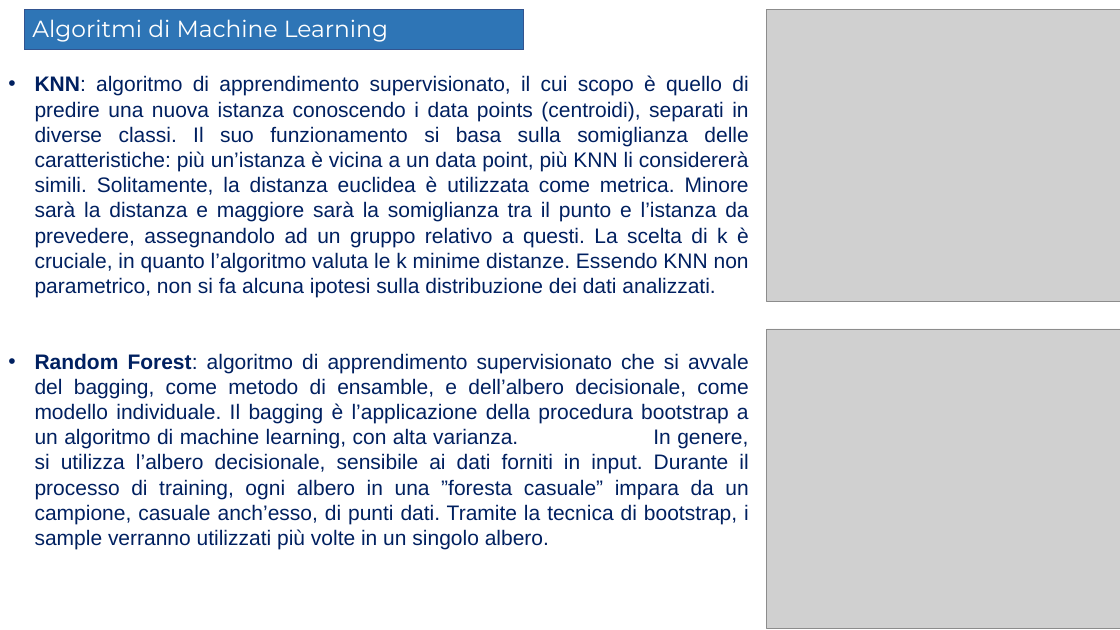
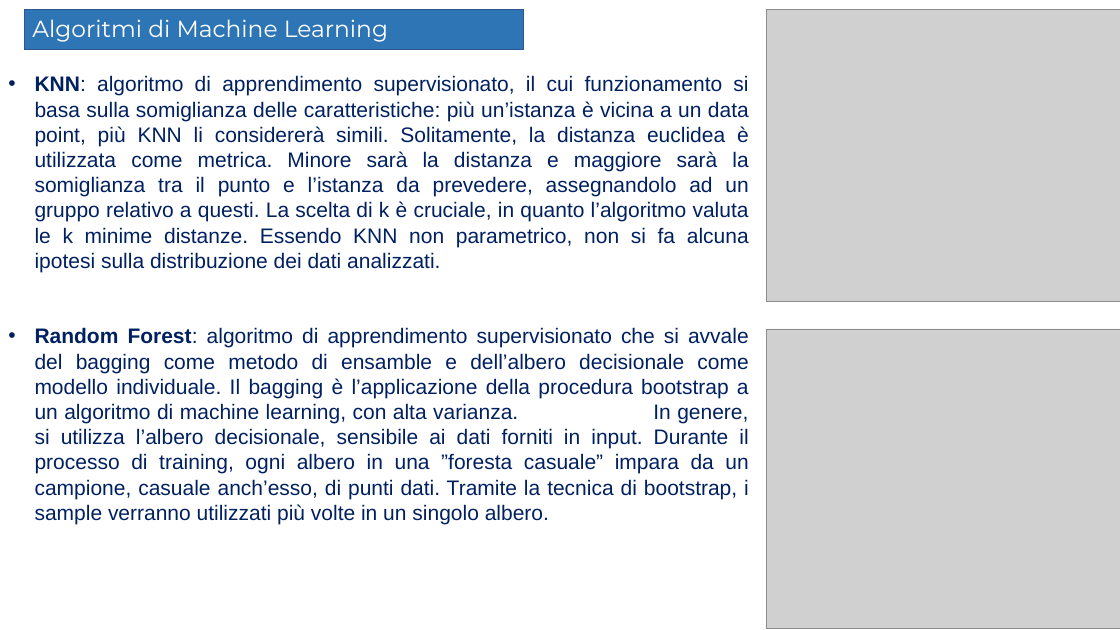
Before and after one commit to Elmaravilla7/Tesi, a slide deck: slide 14 of Presentazione204898.pptx. Drawn at 1120x630 pixels with LibreOffice and Linux fonts; fonts in the diff are those of the drawing; grey boxes stand for pictures; background and template pictures are left out. Boxes give left, top, right and bottom in pixels: in the first picture for what was removed or moved away, otherwise in the second. Text is boxed around its words. In the diff, an @@ line names an element or a change of style, - is before the commit and + after.

```diff
--- a/Presentazione204898.pptx
+++ b/Presentazione204898.pptx
@@ text at <box>35,75,749,524</box>: text changed @@
-• KNN: algoritmo di apprendimento supervisionato, il cui scopo è quello di predire una nuova istanza conoscendo i data points (centroidi), separati in diverse classi. Il suo funzionamento si basa sulla somiglianza delle caratteristiche: più un’istanza è vicina a un data point, più KNN li considererà simili. Solitamente, la distanza euclidea è utilizzata come metrica. Minore sarà la distanza e maggiore sarà la somiglianza tra il punto e l’istanza da prevedere, assegnandolo ad un gruppo relativo a questi. La scelta di k è cruciale, in quanto l’algoritmo valuta le k minime distanze. Essendo KNN non parametrico, non si fa alcuna ipotesi sulla distribuzione dei dati analizzati.
-• Random Forest: algoritmo di apprendimento supervisionato che si avvale del bagging, come metodo di ensamble, e dell’albero decisionale, come modello individuale. Il bagging è l’applicazione della procedura bootstrap a un algoritmo di machine learning, con alta varianza. In genere, si utilizza l’albero decisionale, sensibile ai dati forniti in input. Durante il processo di training, ogni albero in una ”foresta casuale” impara da un campione, casuale anch’esso, di punti dati. Tramite la tecnica di bootstrap, i sample verranno utilizzati più volte in un singolo albero.
+• KNN: algoritmo di apprendimento supervisionato, il cui funzionamento si basa sulla somiglianza delle caratteristiche: più un’istanza è vicina a un data point, più KNN li considererà simili. Solitamente, la distanza euclidea è utilizzata come metrica. Minore sarà la distanza e maggiore sarà la somiglianza tra il punto e l’istanza da prevedere, assegnandolo ad un gruppo relativo a questi. La scelta di k è cruciale, in quanto l’algoritmo valuta le k minime distanze. Essendo KNN non parametrico, non si fa alcuna ipotesi sulla distribuzione dei dati analizzati.
+• Random Forest: algoritmo di apprendimento supervisionato che si avvale del bagging come metodo di ensamble e dell’albero decisionale come modello individuale. Il bagging è l’applicazione della procedura bootstrap a un algoritmo di machine learning, con alta varianza. In genere, si utilizza l’albero decisionale, sensibile ai dati forniti in input. Durante il processo di training, ogni albero in una ”foresta casuale” impara da un campione, casuale anch’esso, di punti dati. Tramite la tecnica di bootstrap, i sample verranno utilizzati più volte in un singolo albero.
```
Also in this commit, not shown: 11 other slides changed.
